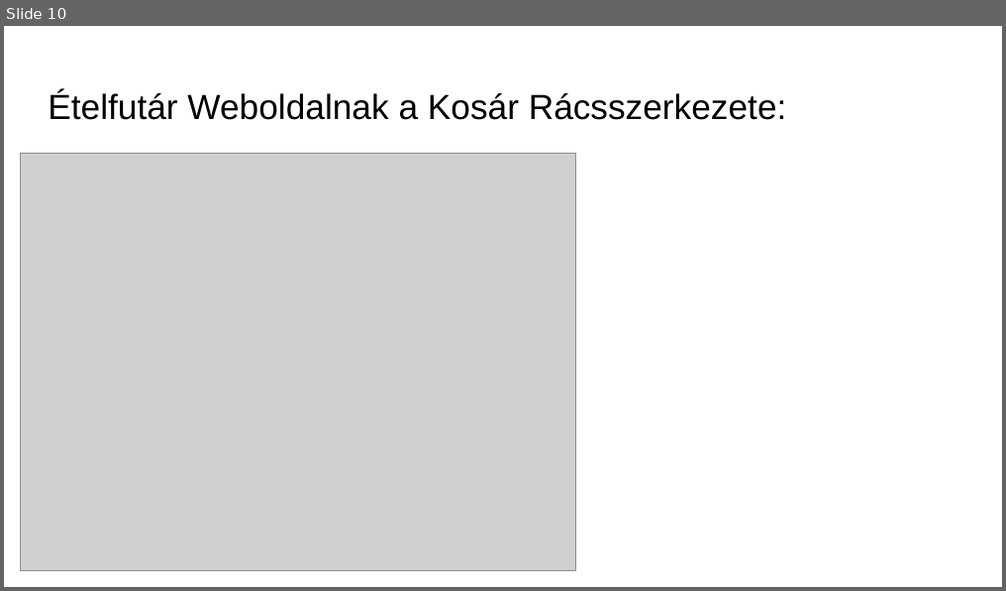
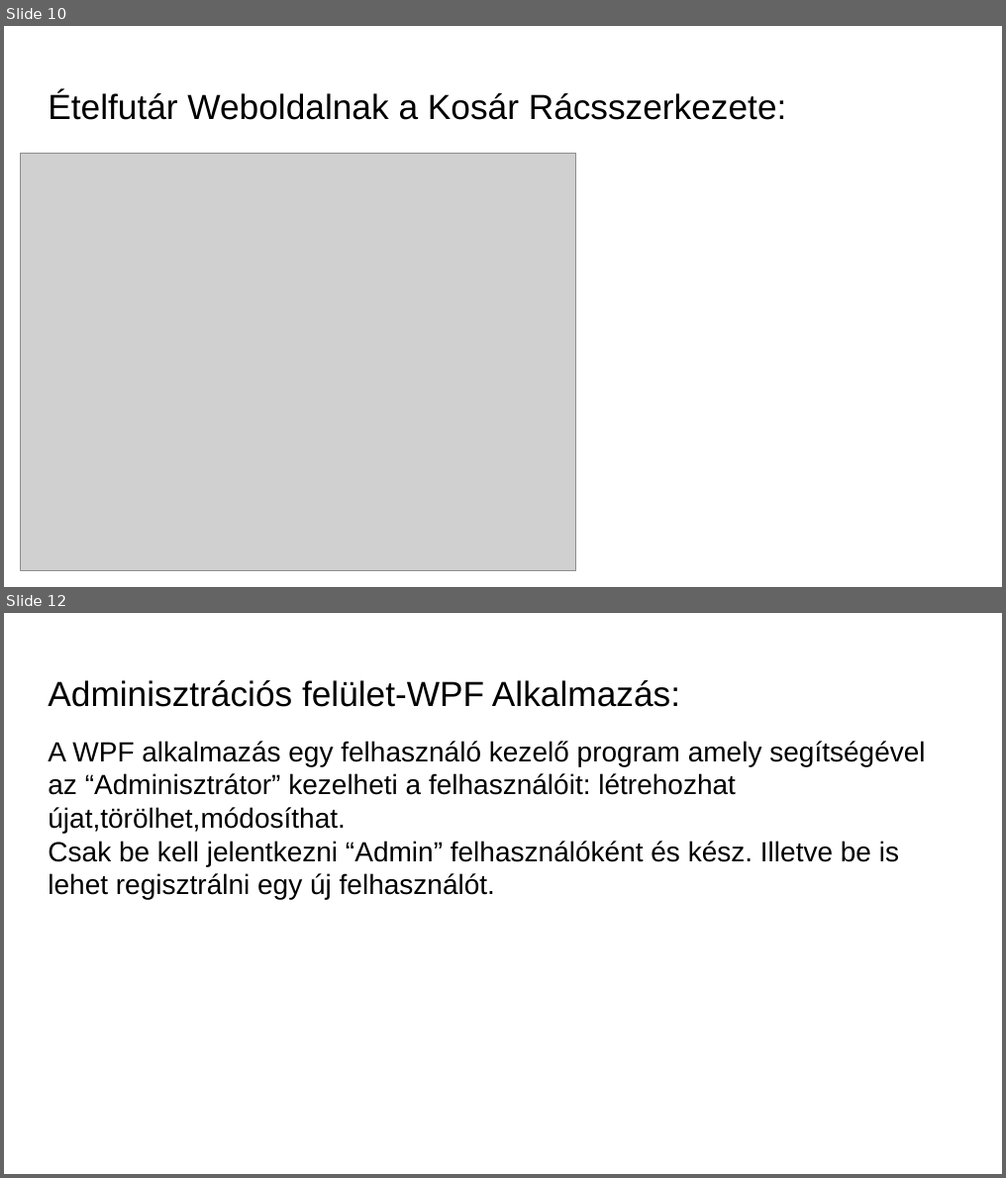
Before and after one commit to kirschg/-telfut-r, a slide deck: etelfutar_ppt_uj.pptx. Shown one above the other, each under a label of ours: slide 10 before the commit, slides 10 and 12 after it; the slides between them are not shown. The pictures are 1006x591 and 1006x1178 pixels, drawn with LibreOffice and Linux fonts; fonts in the diff are those of the drawing; grey boxes stand for pictures; background and template pictures are left out. Boxes give left, top, right and bottom in pixels: in the first picture for what was removed or moved away, otherwise in the second. Text is boxed around its words. In the diff, an @@ line names an element or a change of style, - is before the commit and + after.

```diff
--- a/etelfutar_ppt_uj.pptx
+++ b/etelfutar_ppt_uj.pptx
@@ slide 12 added at <box>4,613,1002,1174</box>, background picture (left out) @@
@@ title added at <box>48,680,680,707</box>, 25.2 pt, text #000000 @@
+Adminisztrációs felület-WPF Alkalmazás:
@@ text added at <box>48,741,925,899</box>, 20 pt, text #000000 @@
+A WPF alkalmazás egy felhasználó kezelő program amely segítségével az “Adminisztrátor” kezelheti a felhasználóit: létrehozhat újat,törölhet,módosíthat.
+Csak be kell jelentkezni “Admin” felhasználóként és kész. Illetve be is lehet regisztrálni egy új felhasználót.
```
Also in this commit, not shown: 2 slides changed, 1 other slide added.
